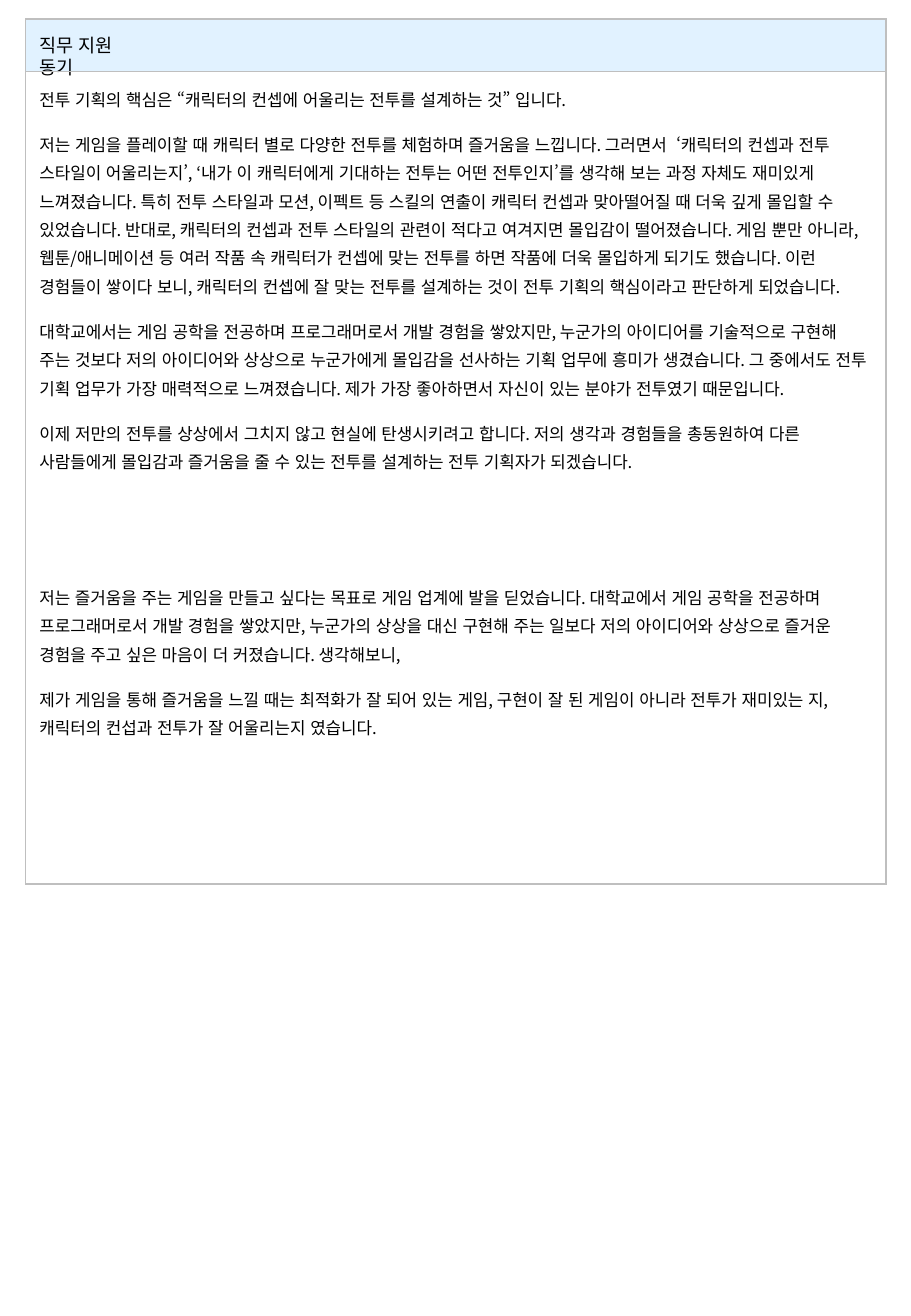
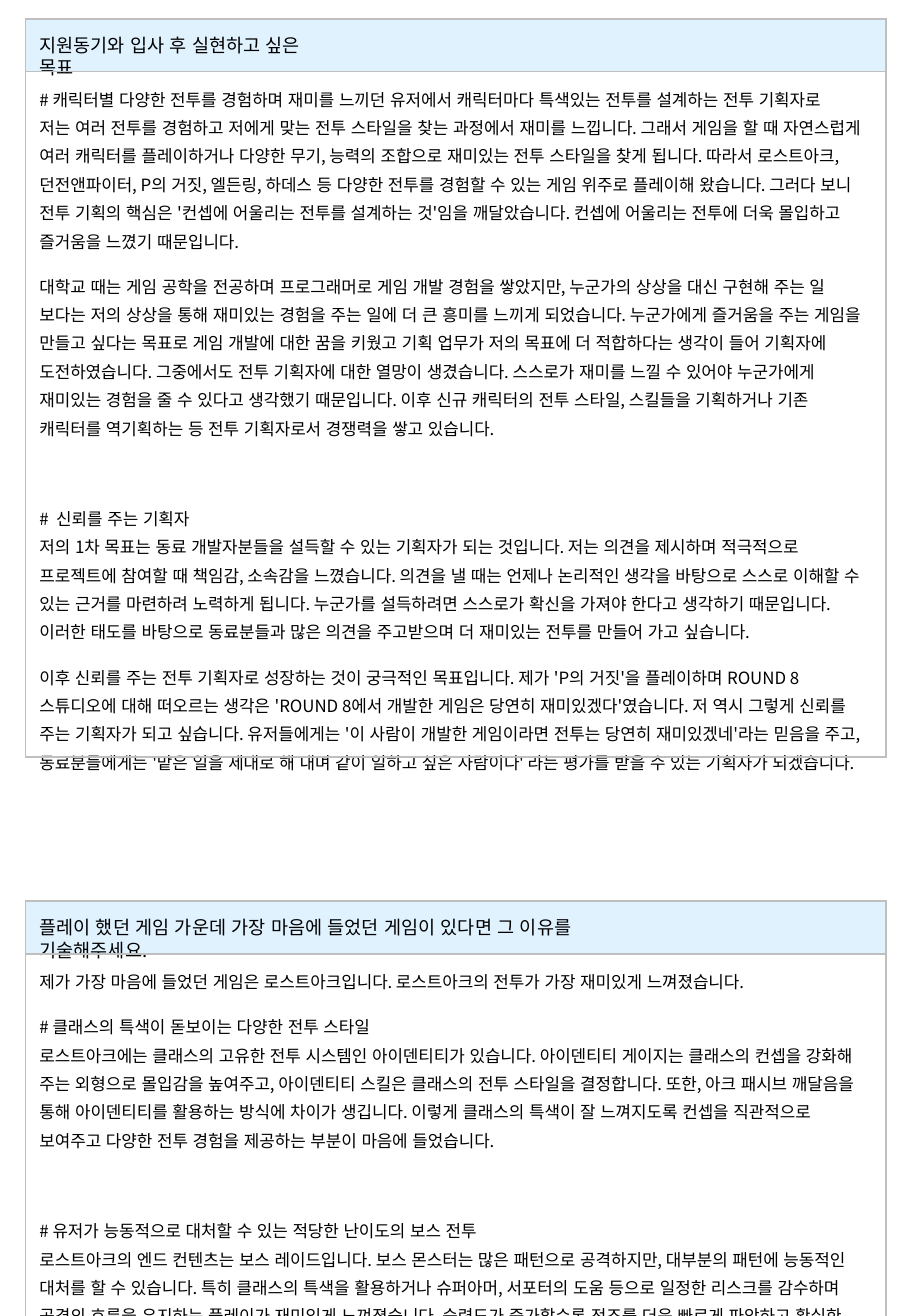
Before and after one commit to hjs0913/GameDesign, a slide deck: slide 4 of 제출 문서 모음/자소서/게임기획_홍진선_자기소개서.pptx. Drawn at 911x1316 pixels with LibreOffice and Linux fonts; fonts in the diff are those of the drawing. Boxes give left, top, right and bottom in pixels: in the first picture for what was removed or moved away, otherwise in the second. Text is boxed around its words. In the diff, an @@ line names an element or a change of style, - is before the commit and + after.

```diff
--- a/제출 문서 모음/자소서/게임기획_홍진선_자기소개서.pptx
+++ b/제출 문서 모음/자소서/게임기획_홍진선_자기소개서.pptx
@@ rectangle: place and size @@
-rectangle at (26,18,887,883)
+rectangle at (26,18,887,757)
@@ text at (39,36,300,76): text changed @@
-직무 지원 동기
+지원동기와 입사 후 실현하고 싶은 목표
@@ text at (39,92,861,771): text changed @@
-전투 기획의 핵심은 “캐릭터의 컨셉에 어울리는 전투를 설계하는 것” 입니다.
-저는 게임을 플레이할 때 캐릭터 별로 다양한 전투를 체험하며 즐거움을 느낍니다. 그러면서 ‘캐릭터의 컨셉과 전투 스타일이 어울리는지’, ‘내가 이 캐릭터에게 기대하는 전투는 어떤 전투인지’를 생각해 보는 과정 자체도 재미있게 느껴졌습니다. 특히 전투 스타일과 모션, 이펙트 등 스킬의 연출이 캐릭터 컨셉과 맞아떨어질 때 더욱 깊게 몰입할 수 있었습니다. 반대로, 캐릭터의 컨셉과 전투 스타일의 관련이 적다고 여겨지면 몰입감이 떨어졌습니다. 게임 뿐만 아니라, 웹툰/애니메이션 등 여러 작품 속 캐릭터가 컨셉에 맞는 전투를 하면 작품에 더욱 몰입하게 되기도 했습니다. 이런 경험들이 쌓이다 보니, 캐릭터의 컨셉에 잘 맞는 전투를 설계하는 것이 전투 기획의 핵심이라고 판단하게 되었습니다.
-대학교에서는 게임 공학을 전공하며 프로그래머로서 개발 경험을 쌓았지만, 누군가의 아이디어를 기술적으로 구현해 주는 것보다 저의 아이디어와 상상으로 누군가에게 몰입감을 선사하는 기획 업무에 흥미가 생겼습니다. 그 중에서도 전투 기획 업무가 가장 매력적으로 느껴졌습니다. 제가 가장 좋아하면서 자신이 있는 분야가 전투였기 때문입니다.
-이제 저만의 전투를 상상에서 그치지 않고 현실에 탄생시키려고 합니다. 저의 생각과 경험들을 총동원하여 다른 사람들에게 몰입감과 즐거움을 줄 수 있는 전투를 설계하는 전투 기획자가 되겠습니다.
-저는 즐거움을 주는 게임을 만들고 싶다는 목표로 게임 업계에 발을 딛었습니다. 대학교에서 게임 공학을 전공하며 프로그래머로서 개발 경험을 쌓았지만, 누군가의 상상을 대신 구현해 주는 일보다 저의 아이디어와 상상으로 즐거운 경험을 주고 싶은 마음이 더 커졌습니다. 생각해보니,
-제가 게임을 통해 즐거움을 느낄 때는 최적화가 잘 되어 있는 게임, 구현이 잘 된 게임이 아니라 전투가 재미있는 지, 캐릭터의 컨섭과 전투가 잘 어울리는지 였습니다.
+# 캐릭터별 다양한 전투를 경험하며 재미를 느끼던 유저에서 캐릭터마다 특색있는 전투를 설계하는 전투 기획자로
+저는 여러 전투를 경험하고 저에게 맞는 전투 스타일을 찾는 과정에서 재미를 느낍니다. 그래서 게임을 할 때 자연스럽게 여러 캐릭터를 플레이하거나 다양한 무기, 능력의 조합으로 재미있는 전투 스타일을 찾게 됩니다. 따라서 로스트아크, 던전앤파이터, P의 거짓, 엘든링, 하데스 등 다양한 전투를 경험할 수 있는 게임 위주로 플레이해 왔습니다. 그러다 보니 전투 기획의 핵심은 '컨셉에 어울리는 전투를 설계하는 것'임을 깨달았습니다. 컨셉에 어울리는 전투에 더욱 몰입하고 즐거움을 느꼈기 때문입니다.
+대학교 때는 게임 공학을 전공하며 프로그래머로 게임 개발 경험을 쌓았지만, 누군가의 상상을 대신 구현해 주는 일 보다는 저의 상상을 통해 재미있는 경험을 주는 일에 더 큰 흥미를 느끼게 되었습니다. 누군가에게 즐거움을 주는 게임을 만들고 싶다는 목표로 게임 개발에 대한 꿈을 키웠고 기획 업무가 저의 목표에 더 적합하다는 생각이 들어 기획자에 도전하였습니다. 그중에서도 전투 기획자에 대한 열망이 생겼습니다. 스스로가 재미를 느낄 수 있어야 누군가에게 재미있는 경험을 줄 수 있다고 생각했기 때문입니다. 이후 신규 캐릭터의 전투 스타일, 스킬들을 기획하거나 기존 캐릭터를 역기획하는 등 전투 기획자로서 경쟁력을 쌓고 있습니다.
+# 신뢰를 주는 기획자
+저의 1차 목표는 동료 개발자분들을 설득할 수 있는 기획자가 되는 것입니다. 저는 의견을 제시하며 적극적으로 프로젝트에 참여할 때 책임감, 소속감을 느꼈습니다. 의견을 낼 때는 언제나 논리적인 생각을 바탕으로 스스로 이해할 수 있는 근거를 마련하려 노력하게 됩니다. 누군가를 설득하려면 스스로가 확신을 가져야 한다고 생각하기 때문입니다. 이러한 태도를 바탕으로 동료분들과 많은 의견을 주고받으며 더 재미있는 전투를 만들어 가고 싶습니다.
+이후 신뢰를 주는 전투 기획자로 성장하는 것이 궁극적인 목표입니다. 제가 'P의 거짓'을 플레이하며 ROUND 8 스튜디오에 대해 떠오르는 생각은 'ROUND 8에서 개발한 게임은 당연히 재미있겠다'였습니다. 저 역시 그렇게 신뢰를 주는 기획자가 되고 싶습니다. 유저들에게는 '이 사람이 개발한 게임이라면 전투는 당연히 재미있겠네'라는 믿음을 주고, 동료분들에게는 '맡은 일을 제대로 해 내며 같이 일하고 싶은 사람이다' 라는 평가를 받을 수 있는 기획자가 되겠습니다.
@@ group added at (26,901,887,1316): 2 texts, 2 rectangles, 1 line @@
+제가 가장 마음에 들었던 게임은 로스트아크입니다. 로스트아크의 전투가 가장 재미있게 느껴졌습니다.
+# 클래스의 특색이 돋보이는 다양한 전투 스타일
+로스트아크에는 클래스의 고유한 전투 시스템인 아이덴티티가 있습니다. 아이덴티티 게이지는 클래스의 컨셉을 강화해 주는 외형으로 몰입감을 높여주고, 아이덴티티 스킬은 클래스의 전투 스타일을 결정합니다. 또한, 아크 패시브 깨달음을 통해 아이덴티티를 활용하는 방식에 차이가 생깁니다. 이렇게 클래스의 특색이 잘 느껴지도록 컨셉을 직관적으로 보여주고 다양한 전투 경험을 제공하는 부분이 마음에 들었습니다.
+# 유저가 능동적으로 대처할 수 있는 적당한 난이도의 보스 전투
+로스트아크의 엔드 컨텐츠는 보스 레이드입니다. 보스 몬스터는 많은 패턴으로 공격하지만, 대부분의 패턴에 능동적인 대처를 할 수 있습니다. 특히 클래스의 특색을 활용하거나 슈퍼아머, 서포터의 도움 등으로 일정한 리스크를 감수하며 공격의 흐름을 유지하는 플레이가 재미있게 느껴졌습니다. 숙련도가 증가할수록 전조를 더욱 빠르게 파악하고 확실한 대처를 할 수 있어 숙련도 상승에 대한 성취감도 높았습니다.
+플레이 했던 게임 가운데 가장 마음에 들었던 게임이 있다면 그 이유를 기술해주세요.
```
Also in this commit, not shown: 1 other slide changed, 2 other files.
